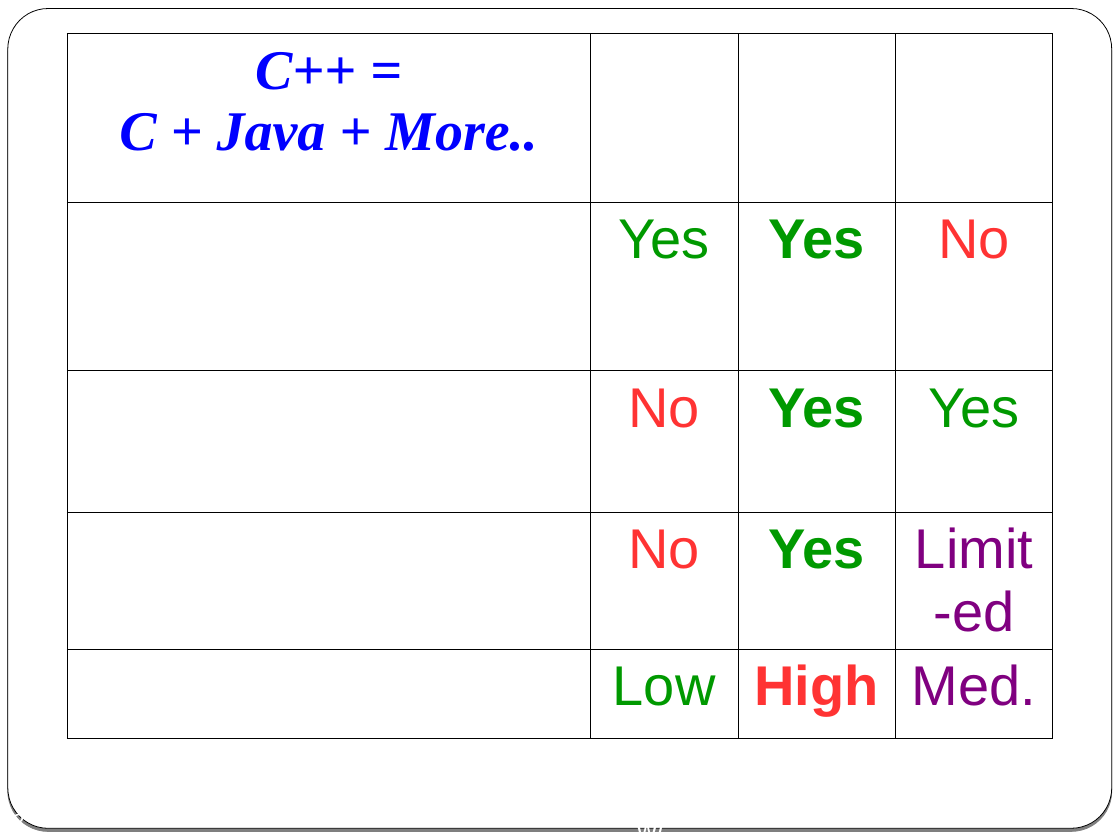
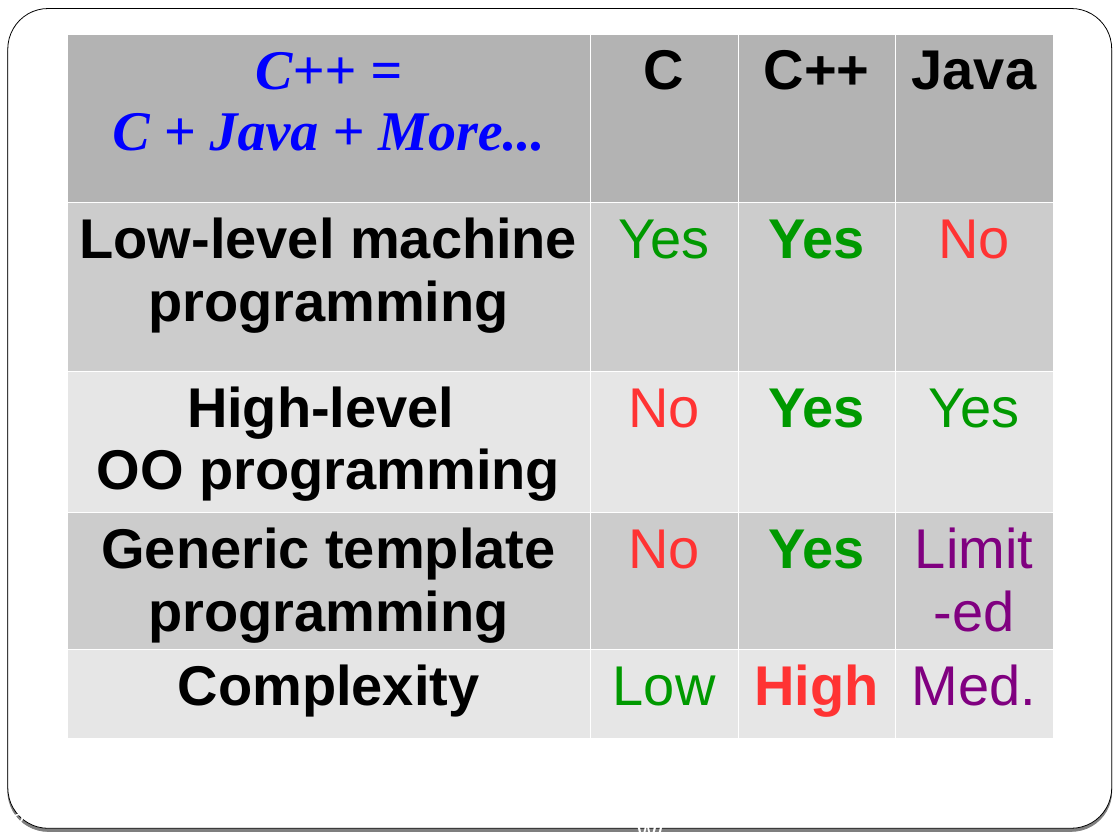
Before and after one commit to cpp-at-ariel/cpp-5779, a slide deck: slide 2 of 01-what-is-cpp/slides-1-cpp-vs-c-vs-java.odp. Drawn at 1120x840 pixels with LibreOffice and Linux fonts; fonts in the diff are those of the drawing. Boxes give left, top, right and bottom in pixels: in the first picture for what was removed or moved away, otherwise in the second. Text is boxed around its words. In the diff, an @@ line names an element or a change of style, - is before the commit and + after.

```diff
--- a/01-what-is-cpp/slides-1-cpp-vs-c-vs-java.odp
+++ b/01-what-is-cpp/slides-1-cpp-vs-c-vs-java.odp
@@ table at bbox=[67, 34, 1053, 738] @@
-row 1, column 1: C++ = / C + Java + More..
+row 1, column 1: C++ = / C + Java + More...
@@ fill none to #B3B3B3 in row 1 @@
@@ fill none to #CCCCCC in 8 cells @@
@@ fill none to #E6E6E6 in 8 cells @@
@@ text colour #FFFFFF to #000000 in "C", "C++", "Java", "Low-level machine programming" and 3 more places @@
@@ borders changed @@
```
Also in this commit, not shown: 1 other slide changed, 54 other files.
